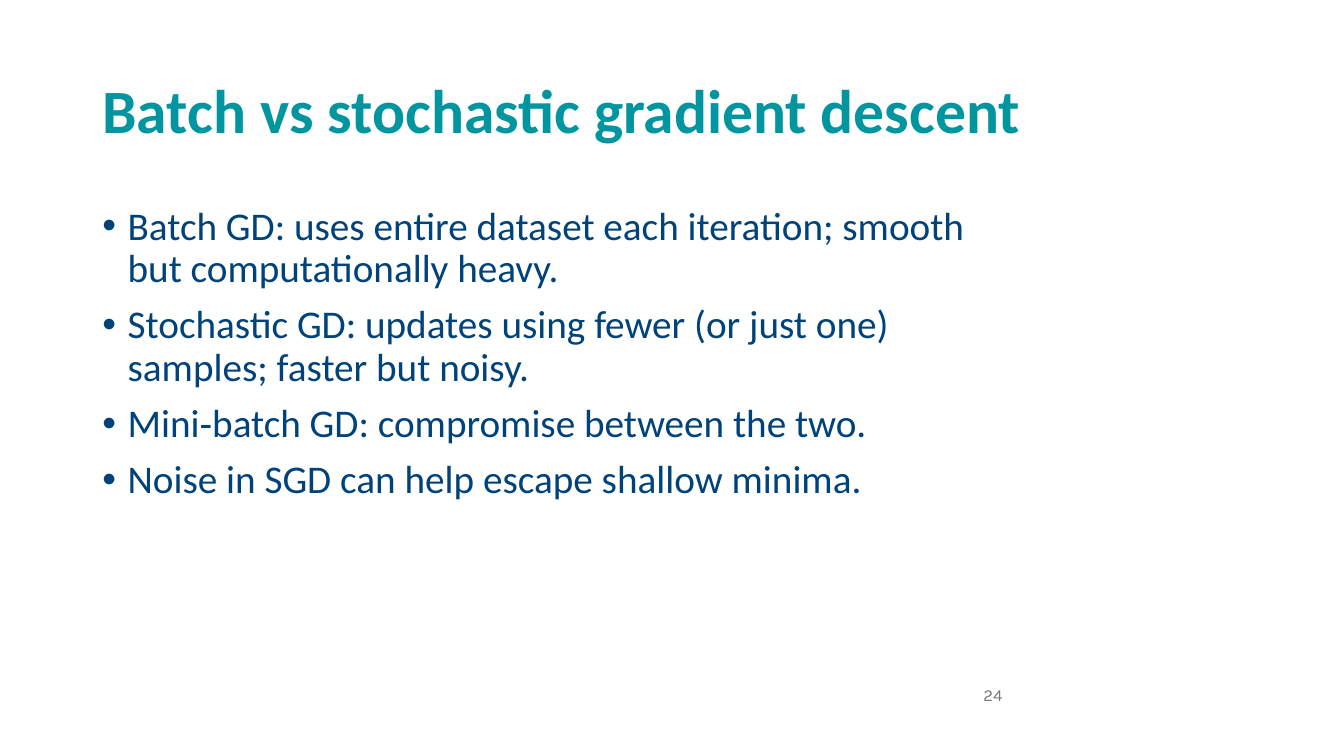
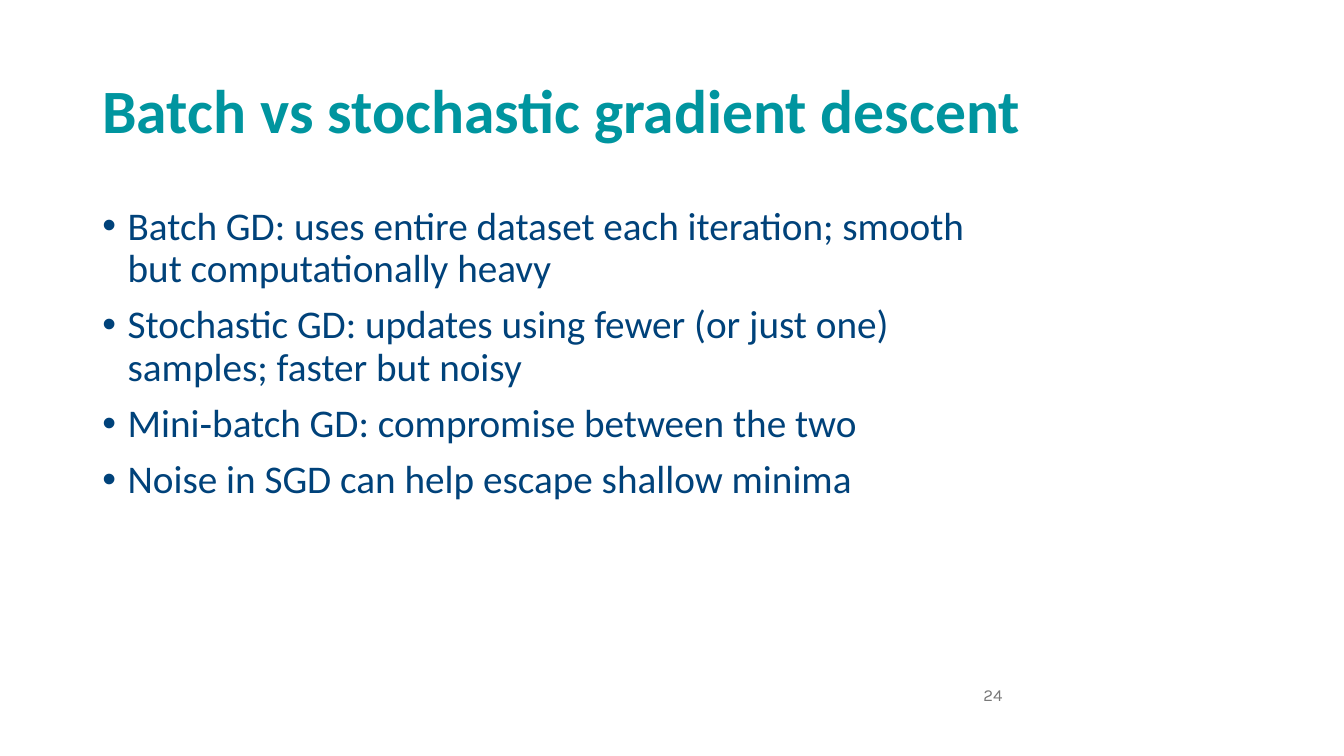
Before and after one commit to andrewcparnell/STAT41130, a slide deck: slide 24 of slides/day 1/D1C1_LR_NNs.pptx. Drawn at 1344x756 pixels with LibreOffice and Linux fonts; fonts in the diff are those of the drawing; background and template pictures are left out. Boxes give left, top, right and bottom in pixels: in the first picture for what was removed or moved away, otherwise in the second. Text is boxed around its words. In the diff, an @@ line names an element or a change of style, - is before the commit and + after.

```diff
--- a/slides/day 1/D1C1_LR_NNs.pptx
+++ b/slides/day 1/D1C1_LR_NNs.pptx
@@ text at box(128, 212, 964, 500): text changed @@
-• Batch GD: uses entire dataset each iteration; smooth but computationally heavy.
-• Stochastic GD: updates using fewer (or just one) samples; faster but noisy.
-• Mini‑batch GD: compromise between the two.
-• Noise in SGD can help escape shallow minima.
+• Batch GD: uses entire dataset each iteration; smooth but computationally heavy
+• Stochastic GD: updates using fewer (or just one) samples; faster but noisy
+• Mini‑batch GD: compromise between the two
+• Noise in SGD can help escape shallow minima
```
Also in this commit, not shown: 5 other slides changed.
